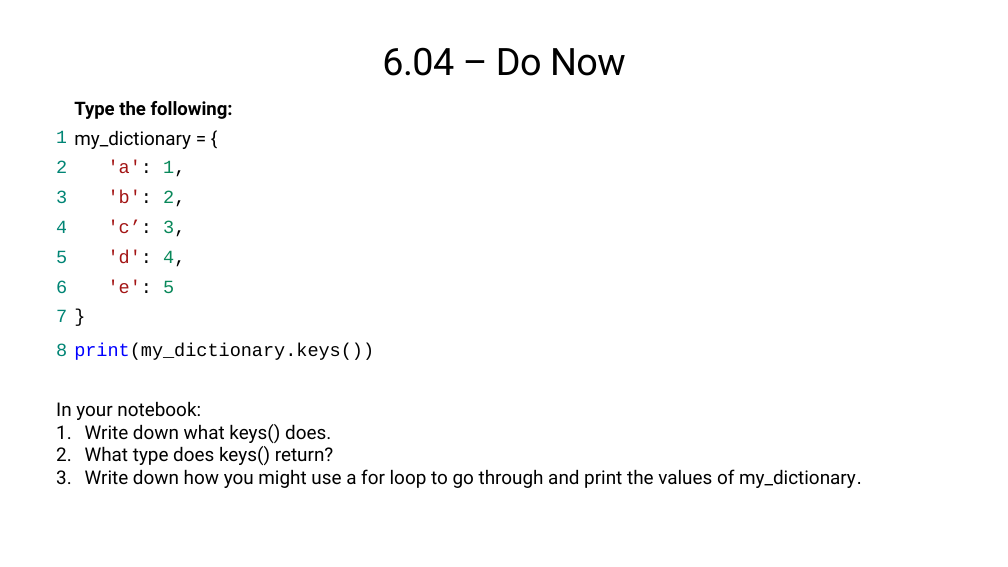
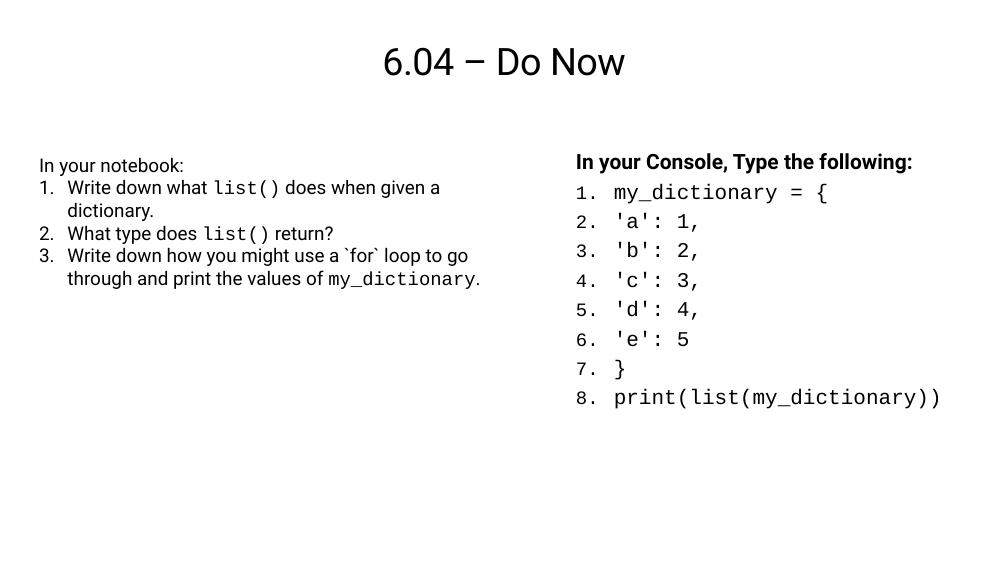
Before and after one commit to TEALSK12/2nd-semester-introduction-to-computer-science, a slide deck: slide 4 of units/6_unit/slidedecks/Intro Python 6.04 TEALS.pptx. Drawn at 1008x567 pixels with LibreOffice and Linux fonts; fonts in the diff are those of the drawing; background and template pictures are left out. Boxes give left, top, right and bottom in pixels: in the first picture for what was removed or moved away, otherwise in the second. Text is boxed around its words. In the diff, an @@ line names an element or a change of style, - is before the commit and + after.

```diff
--- a/units/6_unit/slidedecks/Intro Python 6.04 TEALS.pptx
+++ b/units/6_unit/slidedecks/Intro Python 6.04 TEALS.pptx
@@ table removed at <box>48,95,387,392</box>, 9 rows, 2 columns @@
- | Type the following:
-1 | my_dictionary = {
-2 | 'a': 1,
-3 | 'b': 2,
-4 | 'c’: 3,
-5 | 'd': 4,
-6 | 'e': 5
-7 | }
-8 | print(my_dictionary.keys())
@@ text "In your notebook:": place and size @@
-text "In your notebook:" at <box>56,401,862,488</box>
+text "In your notebook:" at <box>39,157,480,289</box>
@@ text at <box>67,179,480,289</box>: text changed @@
-1. Write down what keys() does.
-2. What type does keys() return?
-3. Write down how you might use a for loop to go through and print the values of my_dictionary.
+1. Write down what list() does when given a dictionary.
+2. What type does list() return?
+3. Write down how you might use a `for` loop to go through and print the values of my_dictionary.
@@ text added at <box>576,153,942,409</box>, 20 pt, text #000000 @@
+In your Console, Type the following:
+1. my_dictionary = {
+2. 'a': 1,
+3. 'b': 2,
+4. 'c': 3,
+5. 'd': 4,
+6. 'e': 5
+7. }
+8. print(list(my_dictionary))
```
Also in this commit, not shown: 3 other slides changed, 1 slide removed, 1 other file.
